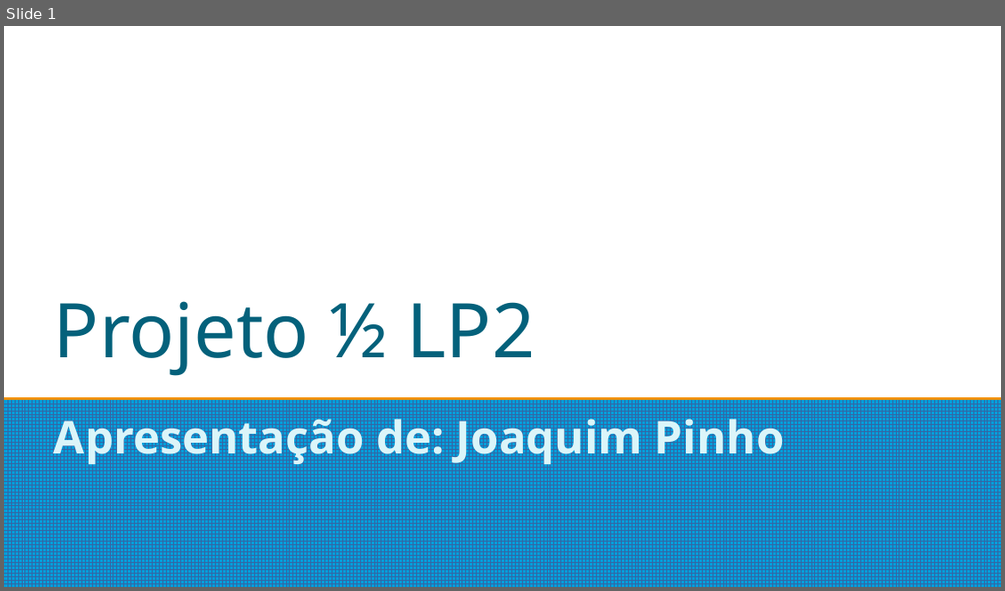
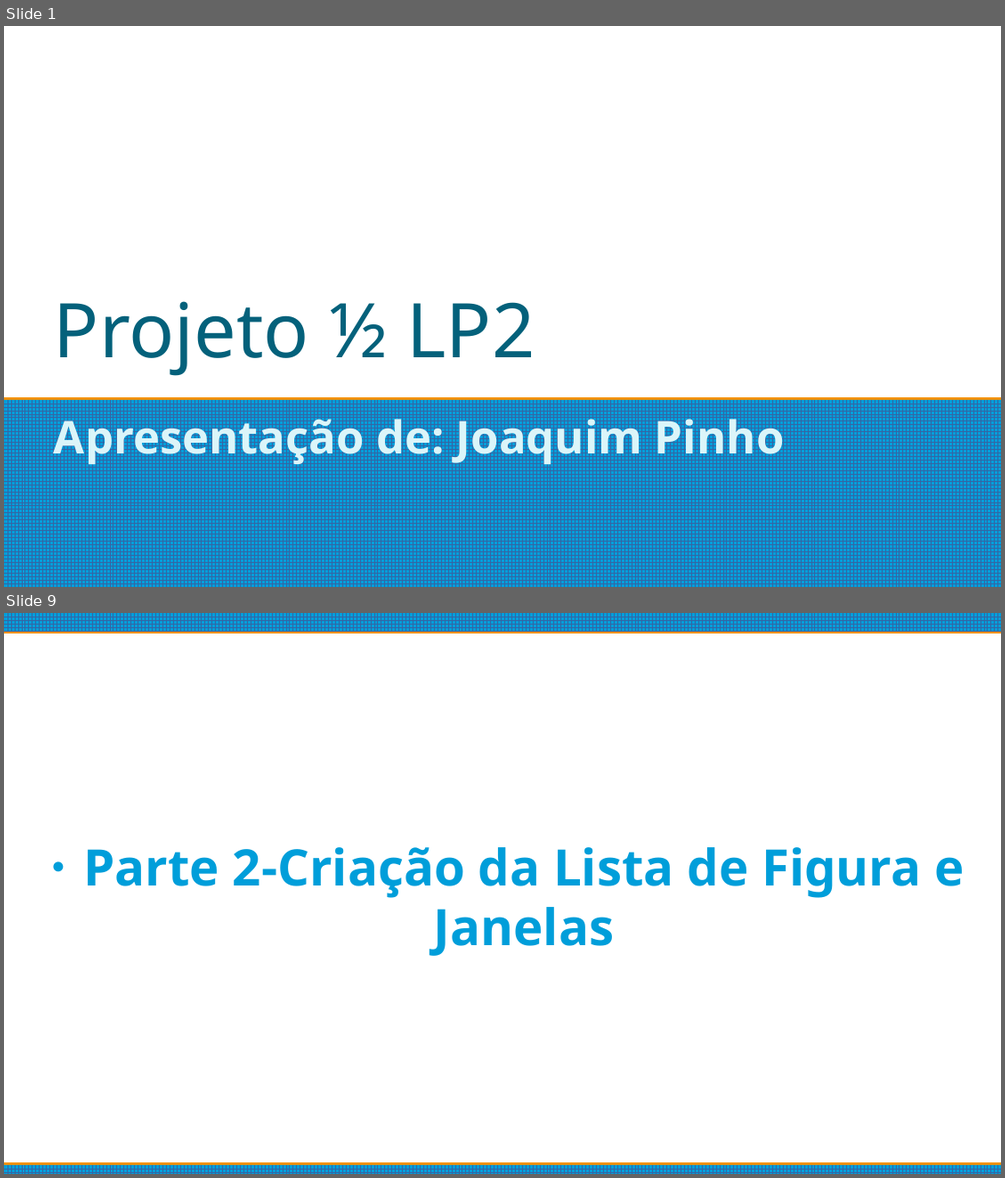
Before and after one commit to Joaquim-Pinho/LP2, a slide deck: Projeto1de2/SlideProjeto1de2.odp. Shown one above the other, each under a label of ours: slide 1 before the commit, slides 1 and 9 after it; the slides between them are not shown. The pictures are 1005x591 and 1005x1178 pixels, drawn with LibreOffice and Linux fonts; fonts in the diff are those of the drawing. Boxes give left, top, right and bottom in pixels: in the first picture for what was removed or moved away, otherwise in the second. Text is boxed around its words. In the diff, an @@ line names an element or a change of style, - is before the commit and + after.

```diff
--- a/Projeto1de2/SlideProjeto1de2.odp
+++ b/Projeto1de2/SlideProjeto1de2.odp
@@ slide 9 added at [4, 613, 1001, 1174], background #FFFFFF @@
@@ rectangle added at [4, 613, 1001, 631], fill pattern #3465A4 on #009EDA @@
@@ subtitle added at [83, 847, 963, 956], 40 pt, text #009EDA, bold @@
+● Parte 2-Criação da Lista de Figura e Janelas
@@ rectangle added at [4, 1165, 1001, 1174], fill pattern #3465A4 on #009EDA @@
```
Also in this commit, not shown: 14 other slides added, 3 slides removed, 14 other files.
